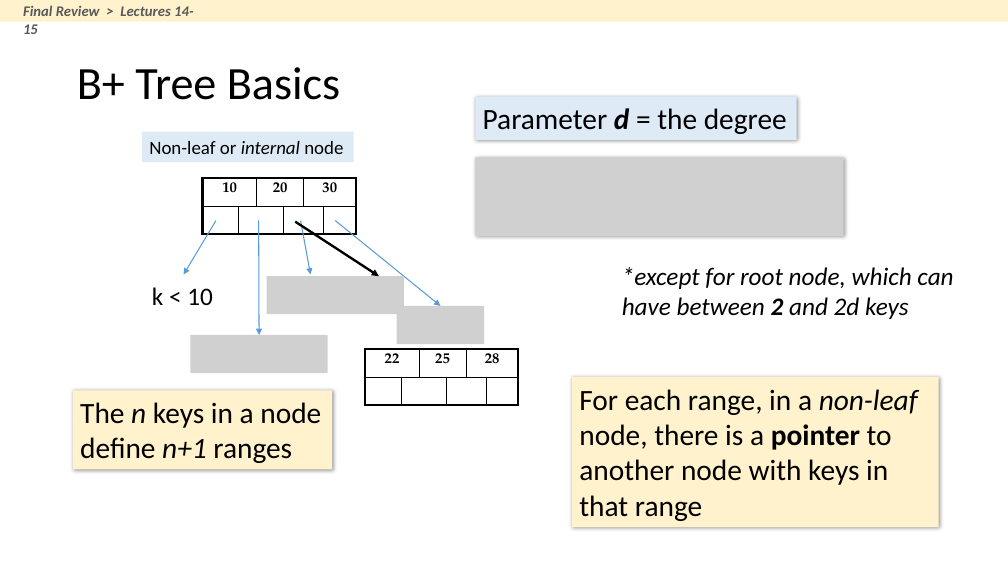
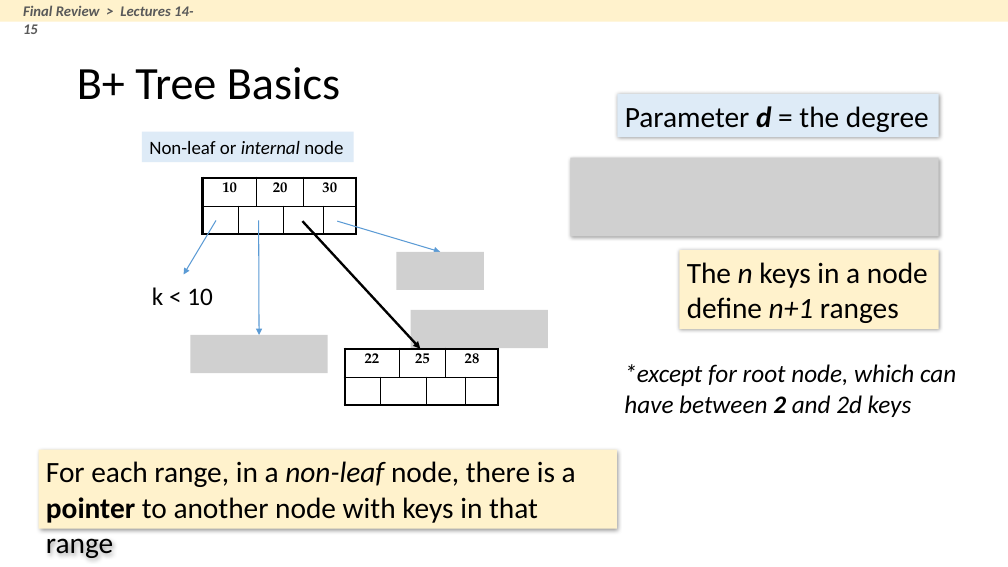
Before and after one commit to XIEQ/cs145-notebooks, a slide deck: slide 13 of final/final_review.pptx. Drawn at 1008x567 pixels with LibreOffice and Linux fonts; fonts in the diff are those of the drawing; grey boxes stand for pictures. Boxes give left, top, right and bottom in pixels: in the first picture for what was removed or moved away, otherwise in the second. Text is boxed around its words. In the diff, an @@ line names an element or a change of style, - is before the commit and + after.

```diff
--- a/final/final_review.pptx
+++ b/final/final_review.pptx
@@ rectangle "Parameter d = the degree": place and size @@
-rectangle "Parameter d = the degree" at (476,97,797,140)
+rectangle "Parameter d = the degree" at (618,94,939,137)
@@ picture: place and size @@
-picture at (476,157,844,236)
+picture at (570,158,938,237)
@@ arrow removed from (301, 221) to (311, 274) @@
@@ arrow moved from (295, 222) - (379, 276) to (302, 222) - (420, 349) @@
@@ arrow moved from (335, 221) - (441, 306) to (337, 222) - (440, 252) @@
@@ picture: place and size @@
-picture at (397,306,485,344)
+picture at (396,252,484,290)
@@ rectangle "The n keys in a ...": place and size @@
-rectangle "The n keys in a ..." at (73,391,332,470)
+rectangle "The n keys in a ..." at (680,250,939,329)
@@ picture removed at (267,276,405,314) @@
@@ picture added at (411,310,548,348) @@
@@ table: place and size @@
-table at (365,349,516,405)
+table at (345,349,496,405)
@@ text "*except for root node, which ...": place and size @@
-text "*except for root node, which ..." at (622,267,953,319)
+text "*except for root node, which ..." at (624,364,956,417)
@@ rectangle "For each range, in a ...": place and size @@
-rectangle "For each range, in a ..." at (572,377,939,528)
+rectangle "For each range, in a ..." at (39,450,617,529)
```
Also in this commit, not shown: 10 other slides changed, 1 slide added, 3 other files.
